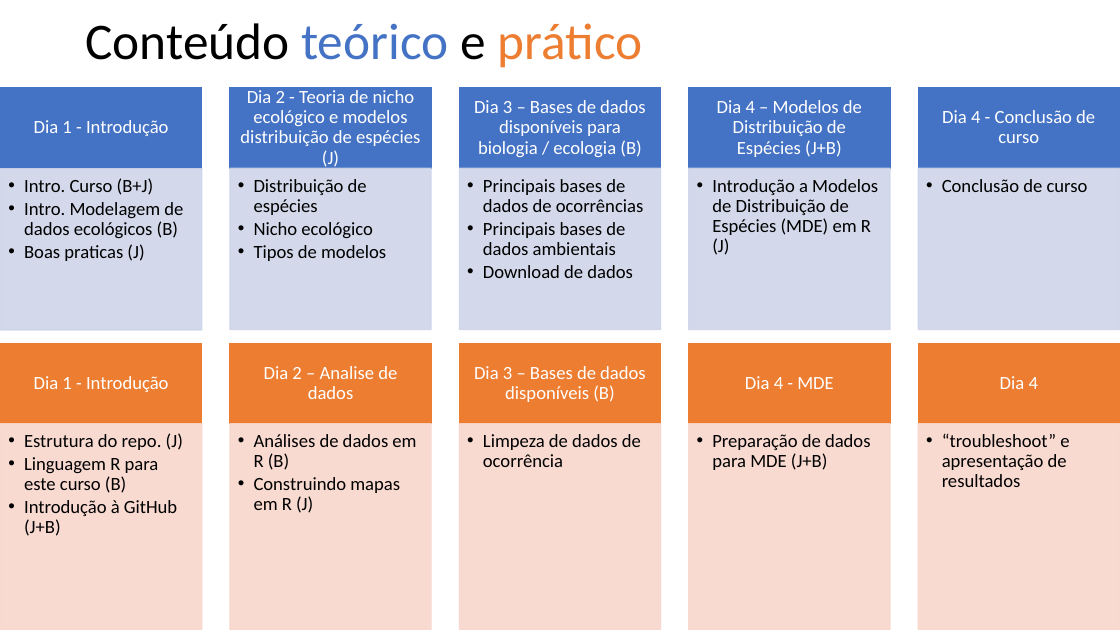
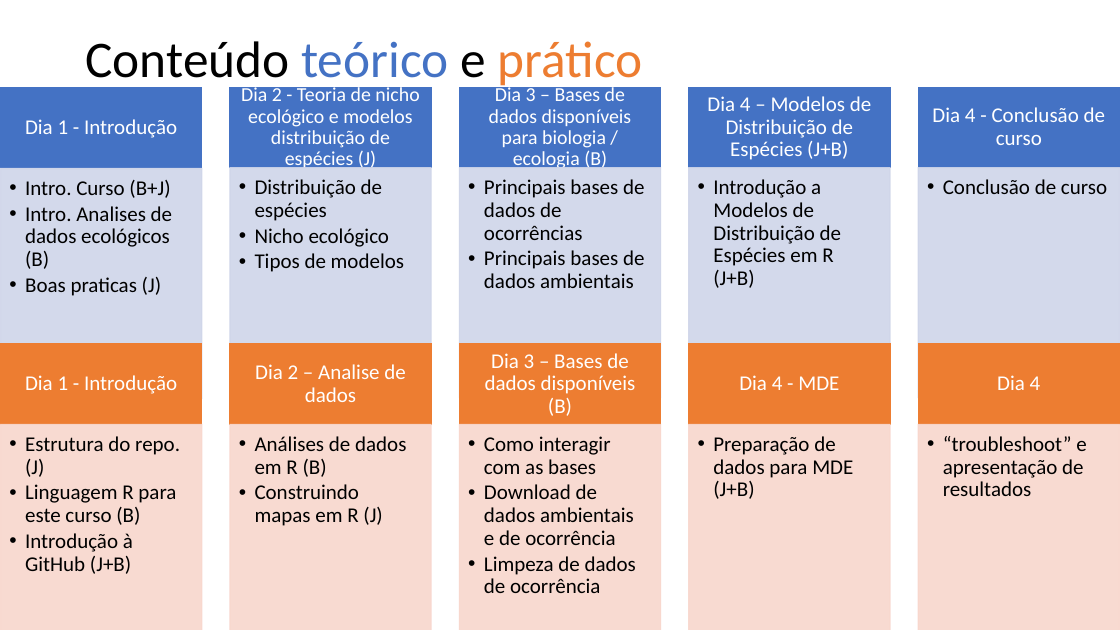
Before and after one commit to liviacnatal/curso_dados_sdms, a slide deck: slide 7 of sessoes/pptx/introducao.pptx (slide 6 before the commit). Drawn at 1120x630 pixels with LibreOffice and Linux fonts; fonts in the diff are those of the drawing. Boxes give left, top, right and bottom in pixels: in the first picture for what was removed or moved away, otherwise in the second. Text is boxed around its words. In the diff, an @@ line names an element or a change of style, - is before the commit and + after.

Commit message:
intro fix

```diff
--- a/sessoes/pptx/introducao.pptx
+++ b/sessoes/pptx/introducao.pptx
@@ title "Conteúdo teórico e prático" rewrapped from [85,23,643,68] to [85,41,643,90] @@
@@ text "Dia 2 - Teoria de ..." at [241,85,419,171]: size 16 to 17 pt @@
@@ text "Dia 3 – Bases de ..." at [489,85,632,171]: size 16 to 17 pt @@
@@ rectangle: place and size @@
-rectangle at [1,169,202,330]
+rectangle at [1,169,202,399]
@@ rectangle: place and size @@
-rectangle at [230,168,432,329]
+rectangle at [230,168,432,398]
@@ size 16 to 18 pt; bullet •• to • in 7 elements at [25,436,180,574], [255,436,406,526], [713,436,853,499], [943,436,1086,496], [255,179,404,272], [943,179,1107,194], [484,179,644,288] @@
@@ rectangle: place and size @@
-rectangle at [460,168,661,329]
+rectangle at [460,168,661,398]
@@ rectangle: place and size @@
-rectangle at [689,168,891,329]
+rectangle at [689,168,891,398]
@@ text at [713,179,841,288]: text changed; size 16 to 18 pt @@
-  •• Introdução a Modelos de Distribuição de Espécies (MDE) em R (J)
+  • Introdução a Modelos de Distribuição de Espécies em R (J+B)
@@ rectangle: place and size @@
-rectangle at [918,168,1120,329]
+rectangle at [918,168,1120,398]
@@ text at [25,206,172,269]: text changed; size 16 to 18 pt @@
-  •• Intro. Modelagem de dados ecológicos (B)
+  • Intro. Analises de dados ecológicos (B)
@@ text at [25,180,170,296]: size 16 to 18 pt in "Intro. Curso (B+J)", "Boas praticas (J)"; bullet •• to • @@
@@ text at [483,265,633,278]: paragraph removed @@
-  •• Download de dados
@@ size 16 to 18 pt in 8 elements at [25,119,177,138], [707,96,871,160], [932,107,1105,145], [25,375,177,394], [255,364,405,402], [485,353,636,416], [739,375,839,390], [997,375,1041,390] @@
@@ text at [484,436,634,545]: paragraphs added @@
+  • Como interagir com as bases
+  • Download de dados ambientais e de ocorrência
@@ text at [484,556,636,593]: size 16 to 18 pt in "Limpeza de dados de ocorrência"; bullet •• to • @@
```
Also in this commit, not shown: 5 other slides changed, 1 slide added, 3 other files.
